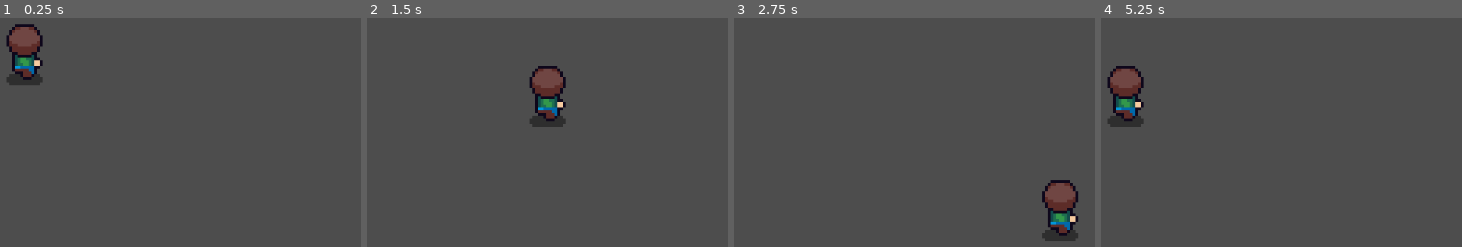
Above: before the commit, frames 1-4 (left to right).
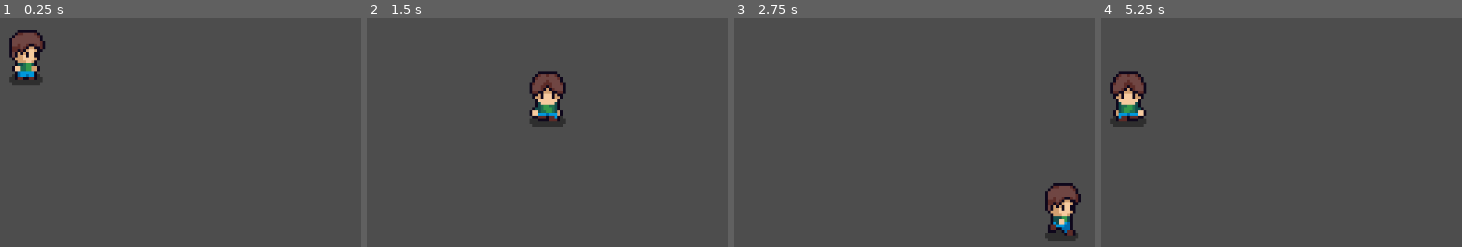
Above: after the commit, the same moments.

Repository: Kahils/supinski-kahil-final
Game: Godot game, scene res://Scenes/level_01.tscn
Same seed, same stepped clock (60 frames per second), same inputs: the game is played once before the commit and once after it.
Inputs:
- Up to frame 1 (0.25 s): no input
- Up to frame 2 (1.5 s): tap Enter at 0.5 s; hold D (right) 0.53-1.28 s; hold S (down) from 1.28 s (still down)
- Up to frame 3 (2.75 s): release S (down) at 2.03 s; hold D (right) from 2.03 s (still down)
- Up to frame 4 (5.25 s): release D (right) at 2.78 s; hold W (up) 2.78-3.53 s; hold A (left) 3.53-5.03 s; hold S (down) from 5.03 s (still down)

The runs differ from the first frame. In frame 1, 1.5% of the frame differs, in the area x 1-13%, y 2-30%; in frame 2, 1.6%; in frame 3, 1.4%; in frame 4, 1.6%, in the area x 1-13%, y 20-48%.

Commit message:
Animations

Diff:
--- a/Scenes/player.tscn
+++ b/Scenes/player.tscn
@@ -302,7 +302,7 @@
 }],
 "loop": true,
 "name": &"idle_down",
-"speed": 10.0
+"speed": 3.5
 }, {
 "frames": [{
 "duration": 1.0,
@@ -325,7 +325,7 @@
 }],
 "loop": true,
 "name": &"idle_right",
-"speed": 10.0
+"speed": 3.5
 }, {
 "frames": [{
 "duration": 1.0,
@@ -348,7 +348,7 @@
 }],
 "loop": true,
 "name": &"idle_up",
-"speed": 10.0
+"speed": 3.5
 }, {
 "frames": [{
 "duration": 1.0,
@@ -426,5 +426,5 @@
 
 [node name="AnimatedSprite2D" type="AnimatedSprite2D" parent="." unique_id=1828057821]
 sprite_frames = SubResource("SpriteFrames_vq3lt")
-animation = &"run_up"
-frame_progress = 0.693437
+animation = &"idle_up"
+frame_progress = 0.6854673
--- a/Scripts/player.gd
+++ b/Scripts/player.gd
@@ -3,8 +3,15 @@
 
 const SPEED = 300.0
 
-func _physics_process(delta: float) -> void:
+var last_direction: Vector2 = Vector2.RIGHT
+
+@onready var animated_sprite_2d = $AnimatedSprite2D
+
+
+
+func _physics_process(_delta: float) -> void:
 	process_movement()
+	process_animation()
 	move_and_slide()
 
 func process_movement() -> void:
@@ -12,4 +19,25 @@
 	# As good practice, you should replace UI actions with custom gameplay actions.
 	var direction := Input.get_vector("left","right","up","down")
 
-	velocity = direction * SPEED
+	if direction != Vector2.ZERO:
+		velocity = direction * SPEED
+		last_direction = direction
+	else:
+		velocity = Vector2.ZERO
+
+
+
+func process_animation() -> void:
+	if velocity != Vector2.ZERO:
+		play_animation("run", last_direction)
+	else:
+		play_animation("idle", last_direction)
+
+func play_animation(prefix: String, direction: Vector2) -> void:
+	if direction.x != 0:
+		animated_sprite_2d.flip_h = direction.x < 0
+		animated_sprite_2d.play(prefix + "_right")
+	elif direction.y < 0:
+		animated_sprite_2d.play(prefix + "_up")
+	elif direction.y > 0:
+		animated_sprite_2d.play(prefix + "_down")
